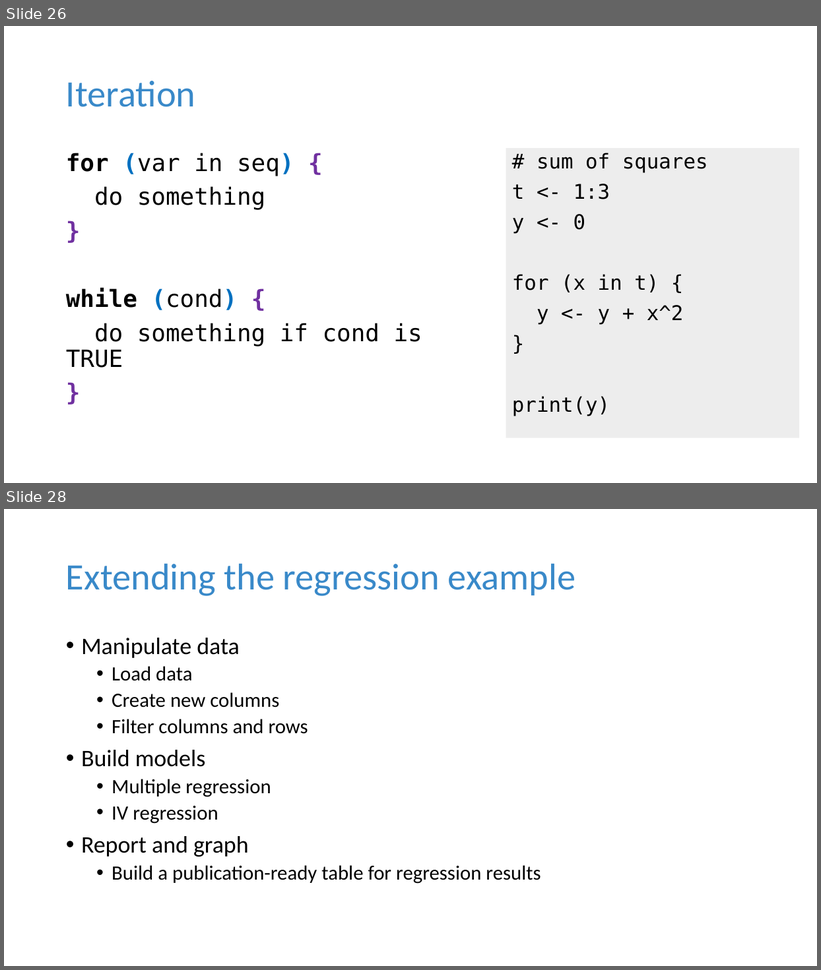
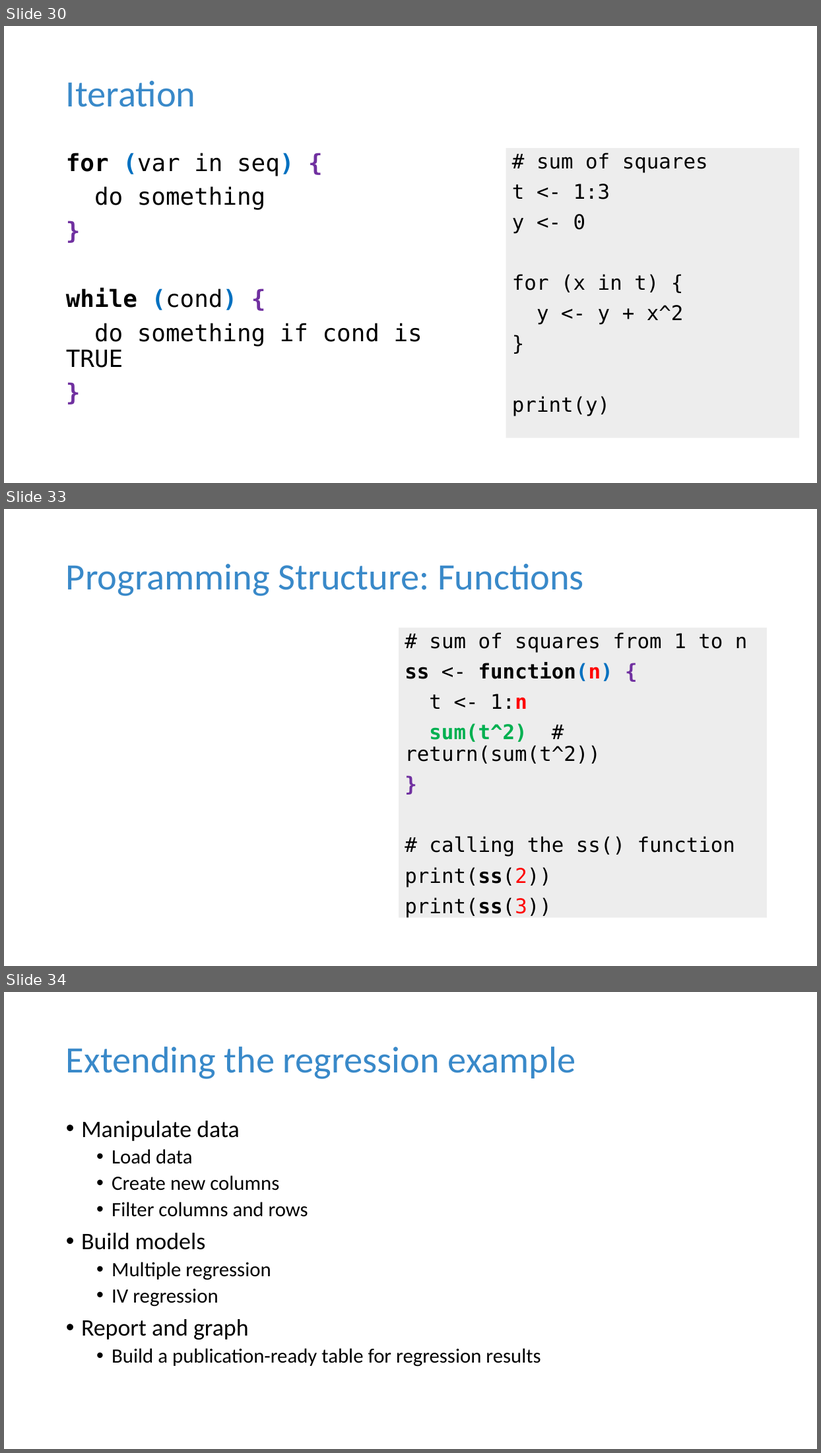
Before and after one commit to tdmdal/r-tutorial-201920-winter, a slide deck: r_intro.pptx. Shown one above the other, each under a label of ours: slides 26 and 28 before the commit, slides 30, 33 and 34 after it; the slides between them are not shown. The pictures are 821x970 and 821x1453 pixels, drawn with LibreOffice and Linux fonts; fonts in the diff are those of the drawing; grey boxes stand for pictures. Boxes give left, top, right and bottom in pixels: in the first picture for what was removed or moved away, otherwise in the second. Text is boxed around its words. In the diff, an @@ line names an element or a change of style, - is before the commit and + after.

```diff
--- a/r_intro.pptx
+++ b/r_intro.pptx
@@ slide 33 added at box(4, 509, 817, 966), background #FFFFFF @@
@@ title added at box(66, 564, 584, 596), 44 pt, text #3989C9 @@
+Programming Structure: Functions
@@ rectangle added at box(399, 628, 767, 918), fill #EDEDED, 24 pt, text #000000 @@
+# sum of squares from 1 to n
+ss <- function(n) {
+t <- 1:n
+sum(t^2) # return(sum(t^2))
+}
+# calling the ss() function
+print(ss(2))
+print(ss(3))
@@ what was slide 26 is now slide 30 @@
@@ what was slide 28 is now slide 34 @@
```
Also in this commit, not shown: 3 slides changed, 5 other slides added, 2 other files.
